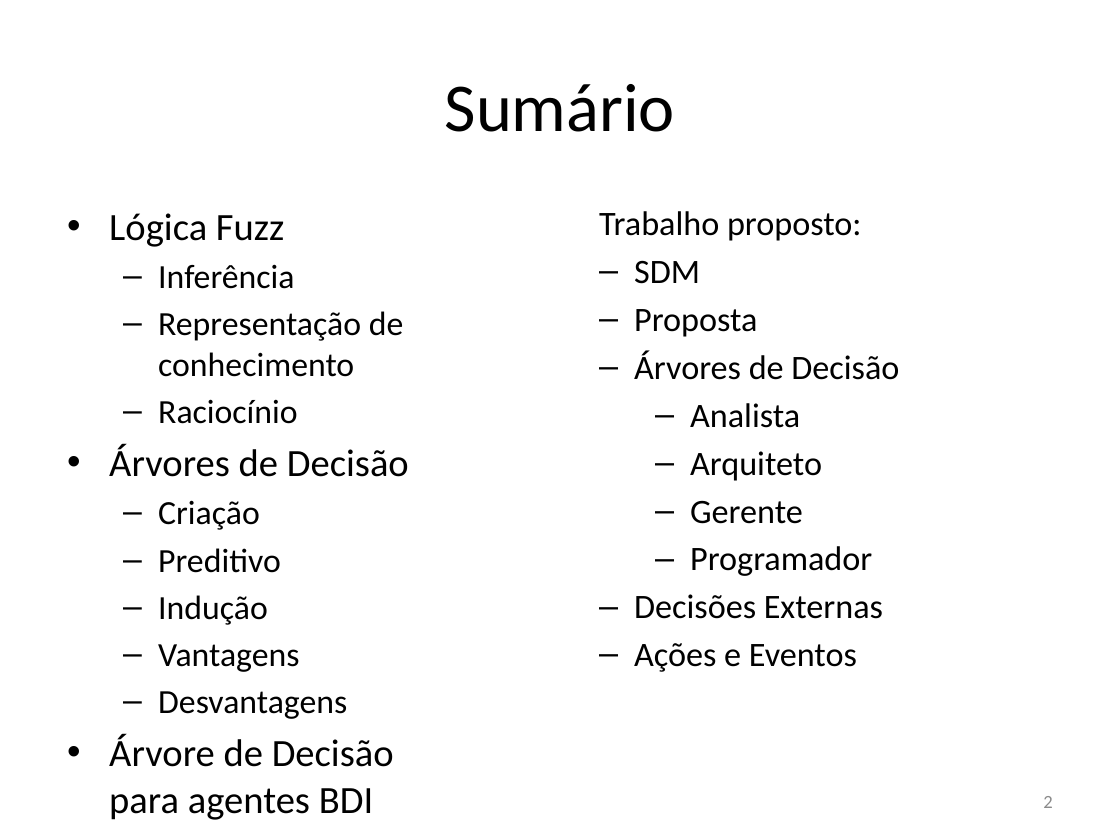
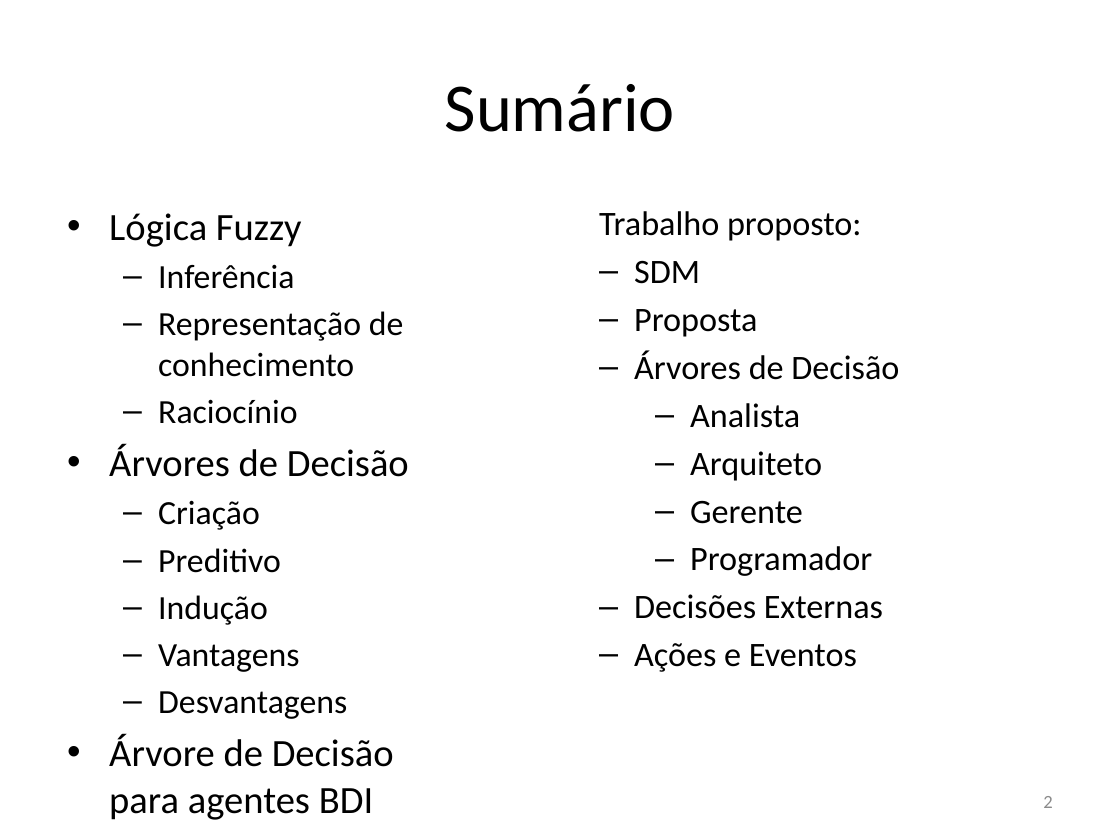
Before and after one commit to gems-uff/sdm, a slide deck: slide 2 of Documents/Raciocínio.pptx. Drawn at 1120x840 pixels with LibreOffice and Linux fonts; fonts in the diff are those of the drawing; background and template pictures are left out. Boxes give left, top, right and bottom in pixels: in the first picture for what was removed or moved away, otherwise in the second. Text is boxed around its words. In the diff, an @@ line names an element or a change of style, - is before the commit and + after.

```diff
--- a/Documents/Raciocínio.pptx
+++ b/Documents/Raciocínio.pptx
@@ text at [109,213,302,247]: text changed @@
-• Lógica Fuzz
+• Lógica Fuzzy
```
Also in this commit, not shown: 5 other slides changed, 5 slides added, 1 slide removed, 1 other file.
